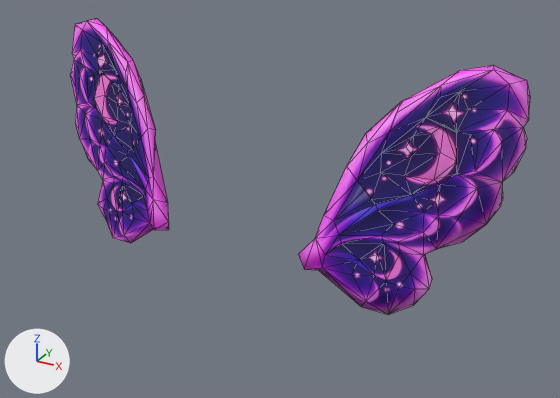
One commit to the FBX model art/models/accessories/twilight_moth/TwilightMothWear.fbx: the scene before it, then after it.
One viewpoint serves both versions: a 50 mm lens placed at (1.102, -1.435, 1.732), pointed at (0.061, 0.458, 0.785). Lighting does not change. The marker at lower left points along +X, +Y and +Z. The older version comes first. Mesh edges are drawn as thin lines.

Script lines for the objects in view, before the commit:
```python
me_meshes_0 = bpy.data.meshes.new('meshes[0]')
me_meshes_0.from_pydata(...)  # 174 vertices, 344 faces; spans x -0.516..0.018, y -0.027..0.257, z -0.116..0.556
me_meshes_0.materials.append(mat_tripo_material_88ac838e_30fe_44f1_9c10_a025a0cbd7a9)  # picture img_twilight_moth_wear_png
me_meshes_0__010 = bpy.data.meshes.new('meshes[0].010')
me_meshes_0__010.from_pydata(...)  # 174 vertices, 344 faces; spans x -0.018..0.516, y -0.027..0.257, z -0.116..0.556
me_meshes_0__010.materials.append(mat_tripo_material_88ac838e_30fe_44f1_9c10_a025a0cbd7a9)  # picture img_twilight_moth_wear_png
ob_wingl = bpy.data.objects.new('WingL', me_meshes_0__010)
ob_wingl.location = (0.24, 0.27, 0.7)
ob_wingr = bpy.data.objects.new('WingR', me_meshes_0)
ob_wingr.location = (-0.24, 0.27, 0.7)
```
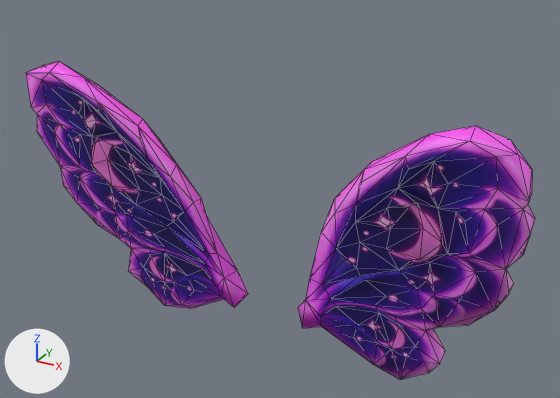
Where the change shows, as pixel boxes [x1, y1, x2, y2] in the pictures (560 x 398 px):
'WingL', reshaped, moved
    before: [298, 65, 530, 314]
    after: [298, 126, 535, 380]
'WingR', reshaped, moved (123% wider, 10% taller)
    before: [70, 19, 169, 243]
    after: [26, 62, 248, 308]

The change, as a list of edits to the scene's bpy script:
```text
Change me_meshes_0__010:
    used by ob_wingl; location = (0.24, 0.27, 0.7)
    remove me_meshes_0__010.from_pydata(...)  # 174 vertices, 344 faces; spans x -0.018..0.516, y -0.027..0.257, z -0.116..0.556
    add me_meshes_0__010.from_pydata(...)  # 174 vertices, 344 faces; spans x -0.026..0.698, y -0.232..0.04, z -0.13..0.799
    me_meshes_0__010 part 1: the whole mesh is multiplied about the mesh origin by the matrix ((1.284, 0.394, -0.131), (-0.413, 1.168, -0.536), (-0.043, 0.55, 1.232))
Change me_meshes_0:
    used by ob_wingr; location = (-0.24, 0.27, 0.7)
    remove me_meshes_0.from_pydata(...)  # 174 vertices, 344 faces; spans x -0.516..0.018, y -0.027..0.257, z -0.116..0.556
    add me_meshes_0.from_pydata(...)  # 174 vertices, 344 faces; spans x -0.698..0.026, y -0.232..0.04, z -0.13..0.799
    me_meshes_0 part 2: the whole mesh is multiplied about the mesh origin by the matrix ((1.284, -0.394, 0.131), (0.413, 1.168, -0.536), (0.043, 0.55, 1.232))
Change ob_wingl:
    ob_wingl.location: (0.24, 0.27, 0.7) -> (0.12, 0.52, 0.35)
Change ob_wingr:
    ob_wingr.location: (-0.24, 0.27, 0.7) -> (-0.12, 0.52, 0.35)
```
